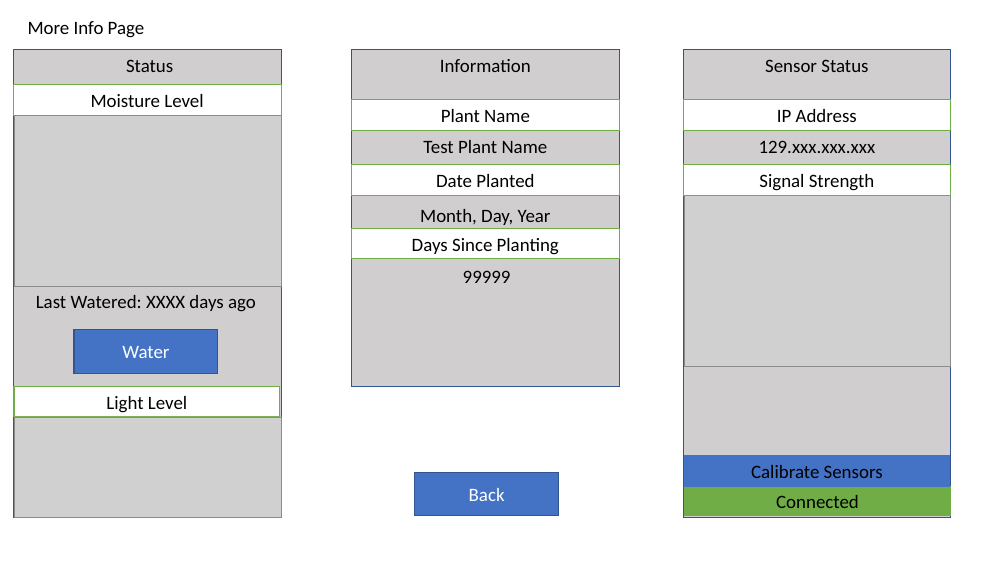
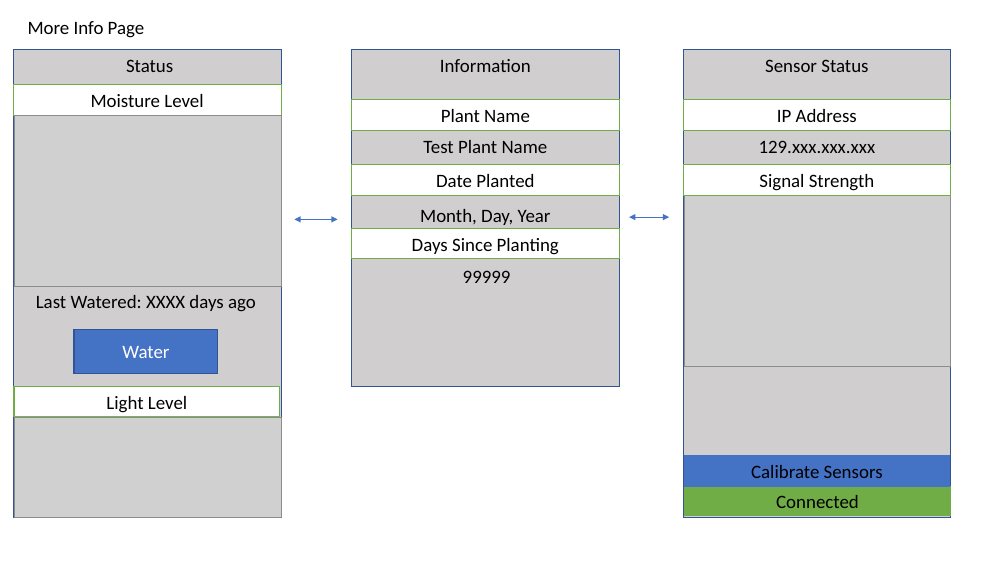
Before and after one commit to CireMarkus/auto-plant-waterer, a slide deck: slide 2 of Protyping of website.pptx. Drawn at 1008x567 pixels with LibreOffice and Linux fonts; fonts in the diff are those of the drawing; grey boxes stand for pictures. Boxes give left, top, right and bottom in pixels: in the first picture for what was removed or moved away, otherwise in the second. Text is boxed around its words. In the diff, an @@ line names an element or a change of style, - is before the commit and + after.

```diff
--- a/Protyping of website.pptx
+++ b/Protyping of website.pptx
@@ double arrow added from (294, 219) to (338, 219), #4472C4 0.5 pt @@
@@ double arrow added from (629, 217) to (669, 217), #4472C4 0.5 pt @@
@@ rectangle removed at bbox=[415, 473, 559, 516] @@
-Back
```
Also in this commit, not shown: 2 other slides changed.
